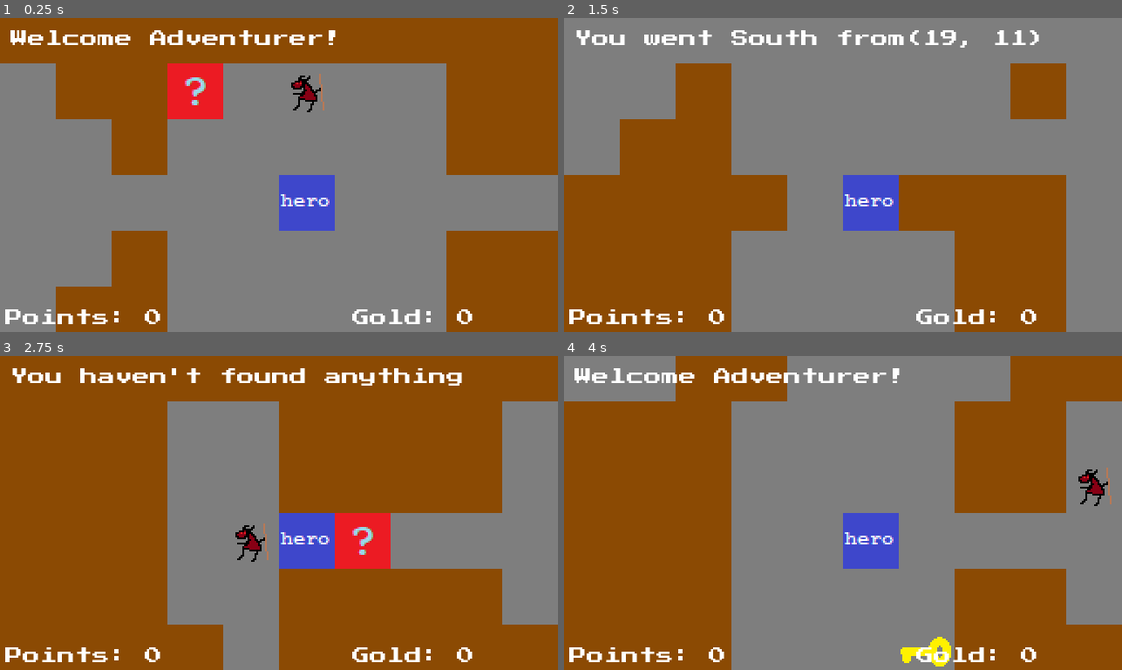
Above: before the commit, frames 1-4 (two rows, left to right).
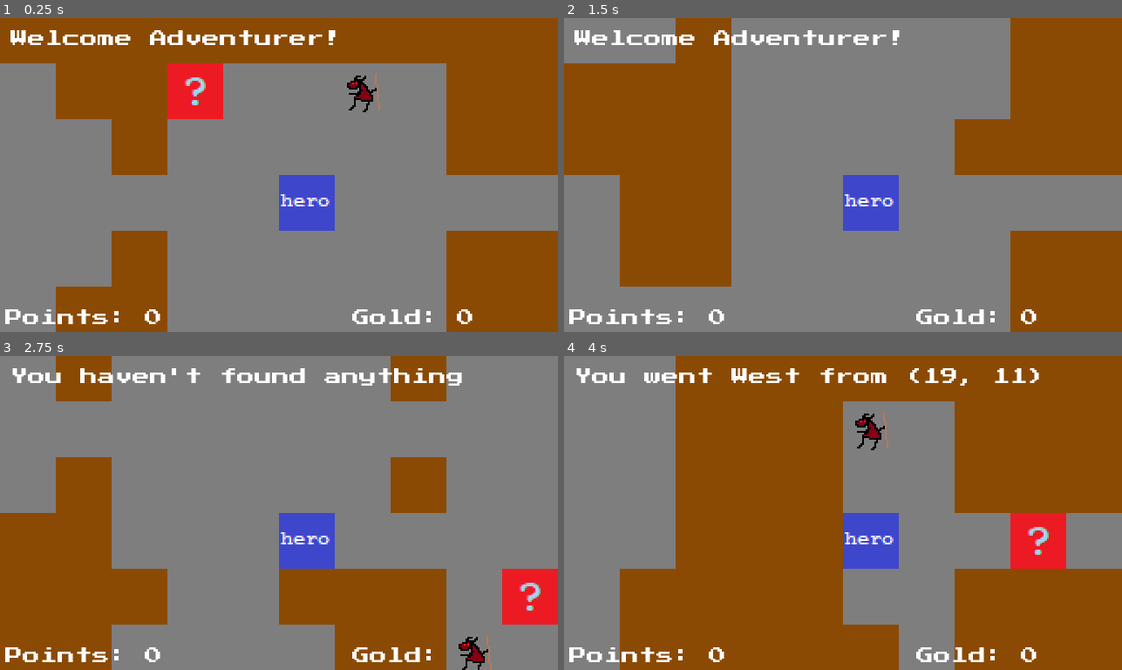
Above: after the commit, the same moments.

Repository: PiotrDawidziuk/Roguelike_Demo_Version_0_1
Game: Godot game, scene res://Scenes/Game.tscn
The game is run twice, just before and just after one commit, with the same random seed, the same clock (stepped at 60 frames per second) and the same inputs.
Inputs:
- Up to frame 1 (0.25 s): no input
- Up to frame 2 (1.5 s): tap Enter (ui_accept) at 0.5, 0.77, 1.25 s; hold Right (ui_right) 0.53-1.28 s; hold N (dialog_next, bound only after the commit) 0.53-1.28 s; tap T (talk, bound only after the commit) at 0.8, 1.35 s; hold Down (ui_down) from 1.28 s (still down)
- Up to frame 3 (2.75 s): tap Enter (ui_accept) at 1.52, 2 s; tap N (dialog_next, bound only after the commit) at 1.55 s; release Down (ui_down) at 2.03 s; hold Right (ui_right) from 2.03 s (still down); hold S (search) from 2.03 s (still down); tap T (talk, bound only after the commit) at 2.3 s
- Up to frame 4 (4 s): tap Enter (ui_accept) at 2.75, 3.02, 3.5, 3.77 s; release Right (ui_right) at 2.78 s; release S (search) at 2.78 s; hold Up (ui_up) 2.78-3.53 s; tap N (dialog_next, bound only after the commit) at 2.85 s; hold Left (ui_left) from 3.53 s (still down); hold T (talk, bound only after the commit) from 3.53 s (still down)

The runs differ from the first frame. In frame 1, 0.6% of the frame differs, in the area x 52-69%, y 17-30%; in frame 2, 39%; in frame 3, 47%, in the area x 0-100%, y 0-100%; in frame 4, 46%.
Error after the commit: Invalid get index '(608, 352)' (on base: 'Dictionary'). (res://Scenes/Game.gd:132)

Commit message:
dialog with npcs

Diff:
--- a/Scenes/Game.gd
+++ b/Scenes/Game.gd
@@ -13,6 +13,7 @@
 #needed variables
 var cell_table = []
 var cell_dict = {}
+var npc_dict = {}
 var secret = Secret.instance()
 var exit = Exit.instance()
 var kobold = Kobold.instance()
@@ -30,7 +31,7 @@
 onready var points_label = $hero/PointsLabel
 onready var gold_label = $hero/GoldLabel
 onready var dialog_box = $hero/DialogBox
-onready var dialog_text = $hero/DialogBox/DialogLabel
+onready var dialog_text = $hero/DialogBox/DialogRect/DialogLabel
 
 
 onready var key = $key
@@ -56,6 +57,8 @@
 		cell_dict[new_cell.position] = new_cell
 
 
+	# NPCs list
+
 	# Add things:
 
 	add_child(secret)
@@ -65,9 +68,12 @@
 	cell_dict[Vector2(secret.position.x / 32, secret.position.y / 32)].isEmpty = false
 
 	add_child(kobold)
-	kobold.position = cell_table[32].position*32
+	kobold.position = cell_table[33].position*32
 	cell_dict[Vector2(kobold.position.x / 32, kobold.position.y / 32)].searched_description = 'You found kobold poop'
 	cell_dict[Vector2(kobold.position.x / 32, kobold.position.y / 32)].isEmpty = false
+	var koboldNPC =  Npc.NPC.new()
+	koboldNPC.greeting = "Hello, I am Bobold the kobold"
+	npc_dict[kobold.position] = koboldNPC
 
 	add_child(exit)
 	#exit.position = cell_table[40].position*32
@@ -121,8 +127,13 @@
 		if event.is_action_pressed("search"):
 			search(cell_dict[Vector2(player.position.x / 32, player.position.y / 32)])
 		#message_box.text = "Search clicked"
+		if event.is_action_pressed("talk"):
+			Globals.state = 2
+			dialog(npc_dict[player.position])
 	if(Globals.state == 2):
-		pass
+		if event.is_action_pressed("dialog_next"):
+			Globals.state = 1
+			dialog_box.hide()
 
 
 func meeting(position):
@@ -135,6 +146,11 @@
 		message_box.text = "You found a key!"
 		hasKey = true
 		key.queue_free()
+	if kobold != null && position == kobold.position:
+			message_box.text = "You meet Bobold the Kobold"
+			if npc_dict[player.position].firstMeeting == false:
+				npc_dict[player.position].greeting = "We meet again!"
+
 	if exit != null && position == exit.position:
 		if (hasKey):
 			Globals.levelNumber += 1
@@ -150,3 +166,7 @@
 			gold_label.text = "Gold: " + String(Globals.gold)
 			cell.isEmpty = true
 			cell.gold = 0
+func dialog(npc):
+	dialog_text.text = npc.greeting
+	dialog_box.show()
+	npc_dict[player.position].firstMeeting = false
--- a/Scenes/hero.tscn
+++ b/Scenes/hero.tscn
@@ -36,21 +36,24 @@
 margin_bottom = 108.749
 text = "Gold: 0"
 
-[node name="DialogBox" type="ColorRect" parent="."]
+[node name="DialogBox" type="Node2D" parent="."]
 visible = false
-margin_left = -123.0
-margin_top = -47.0
-margin_right = 118.0
-margin_bottom = 64.0
+z_index = 5
+
+[node name="DialogRect" type="ColorRect" parent="DialogBox"]
+margin_left = -126.0
+margin_top = -59.0
+margin_right = 132.0
+margin_bottom = 65.0
 color = Color( 0, 0, 0, 1 )
 __meta__ = {
 "_edit_use_anchors_": false
 }
 
-[node name="DialogLabel" parent="DialogBox" instance=ExtResource( 3 )]
-margin_left = 2.0
+[node name="DialogLabel" parent="DialogBox/DialogRect" instance=ExtResource( 3 )]
+margin_left = 2.74916
 margin_top = 5.0
-margin_right = 234.0
+margin_right = 234.749
 margin_bottom = 107.0
 text = "Example dialog aaaa  aaaaaa aaaa"
 autowrap = true
--- /dev/null
+++ b/npc.gd
@@ -0,0 +1,7 @@
+extends Node
+
+class NPC:
+	var position
+	var firstMeeting = true
+	var greeting = "Hello"
+	var dialogPanelsNumber = 1
--- a/project.godot
+++ b/project.godot
@@ -28,6 +28,7 @@
 
 MapClasses="*res://Map_Classes.gd"
 Globals="*res://Globals.gd"
+Npc="*res://npc.gd"
 
 [display]
 
@@ -45,6 +46,16 @@
 "events": [ Object(InputEventKey,"resource_local_to_scene":false,"resource_name":"","device":0,"alt":false,"shift":false,"control":false,"meta":false,"command":false,"pressed":false,"scancode":83,"unicode":0,"echo":false,"script":null)
  ]
 }
+dialog_next={
+"deadzone": 0.5,
+"events": [ Object(InputEventKey,"resource_local_to_scene":false,"resource_name":"","device":0,"alt":false,"shift":false,"control":false,"meta":false,"command":false,"pressed":false,"scancode":78,"unicode":0,"echo":false,"script":null)
+ ]
+}
+talk={
+"deadzone": 0.5,
+"events": [ Object(InputEventKey,"resource_local_to_scene":false,"resource_name":"","device":0,"alt":false,"shift":false,"control":false,"meta":false,"command":false,"pressed":false,"scancode":84,"unicode":0,"echo":false,"script":null)
+ ]
+}
 
 [rendering]
 
